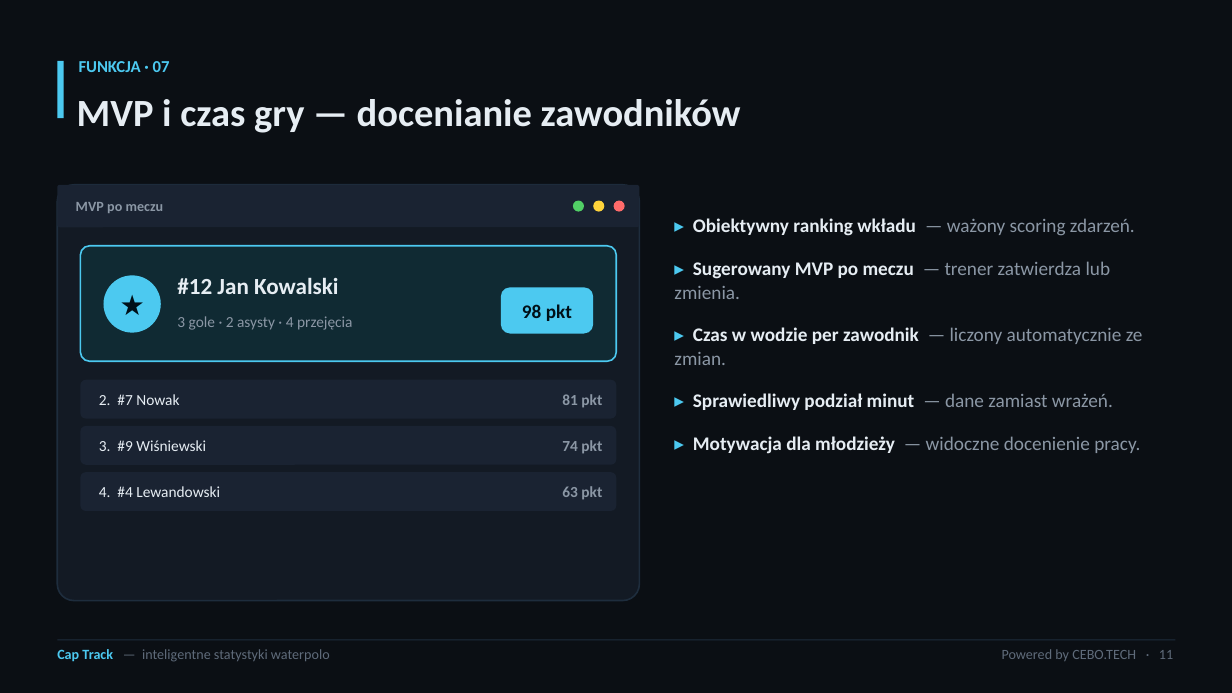
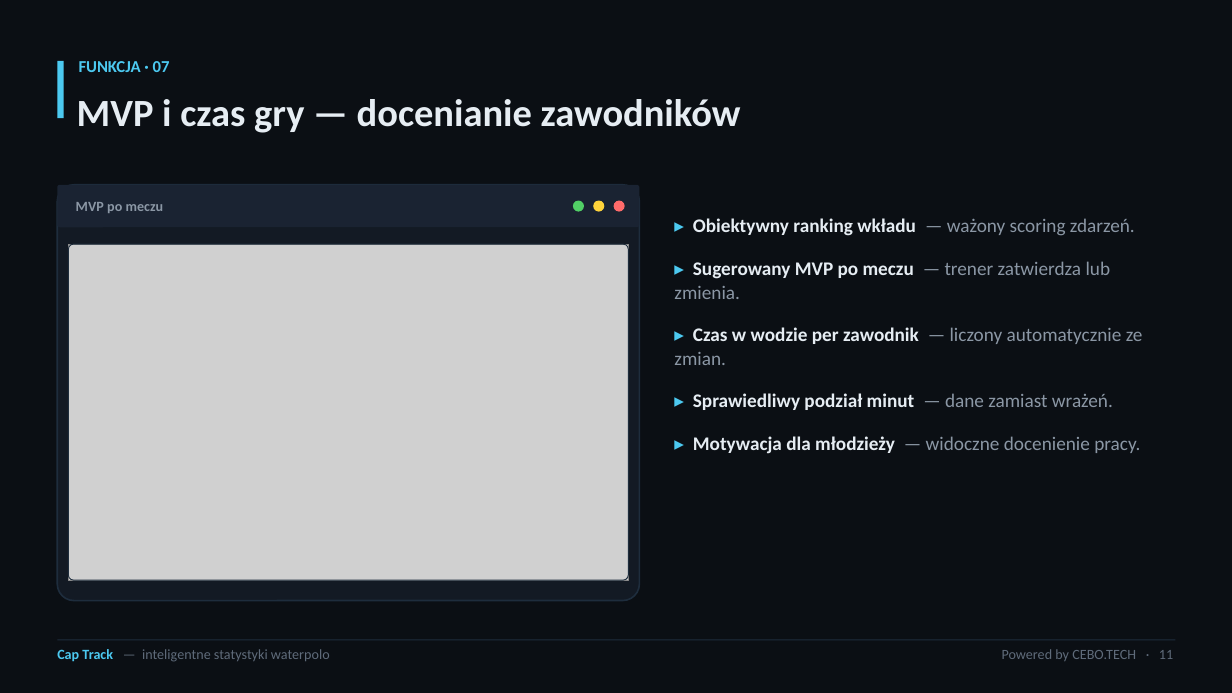
Before and after one commit to CEBO-TECH/waterpolo-stats, a slide deck: slide 11 of marketing/Cap-Track-PZPW.pptx. Drawn at 1232x693 pixels with LibreOffice and Linux fonts; fonts in the diff are those of the drawing; grey boxes stand for pictures. Boxes give left, top, right and bottom in pixels: in the first picture for what was removed or moved away, otherwise in the second. Text is boxed around its words. In the diff, an @@ line names an element or a change of style, - is before the commit and + after.

Commit message:
feat(marketing): enhance presentation generation with new screenshots and update deck logic
Added new functionality to the marketing presentation generator to include real app screenshots, ensuring a more realistic representation in the slides. Introduced new images for "asystent", "mvp", "pulpit", and "stats" to enhance visual appeal. Updated the slide generation logic to utilize these images, providing fallback options for missing screenshots. Additionally, created a new Package.resolved file to manage Capacitor dependencies, setting the version to 8.0.2.

```diff
--- a/marketing/Cap-Track-PZPW.pptx
+++ b/marketing/Cap-Track-PZPW.pptx
@@ rounded rectangle: place and size @@
-rounded rectangle at <box>80,380,616,419</box>
+rounded rectangle at <box>68,244,628,580</box>
@@ rounded rectangle at <box>68,244,628,580</box>: fill #1A2332 to none; outline none to #1E2D3D 0.75 pt; proportions changed @@
@@ picture added at <box>68,244,628,580</box> @@
@@ rounded rectangle removed at <box>80,246,616,361</box> @@
@@ ellipse removed at <box>104,275,161,333</box> @@
@@ text removed at <box>104,275,161,333</box> @@
-★
@@ text removed at <box>177,277,339,294</box> @@
-#12 Jan Kowalski
@@ rounded rectangle removed at <box>501,287,593,334</box> @@
@@ text removed at <box>177,316,353,330</box> @@
-3 gole · 2 asysty · 4 przejęcia
@@ text removed at <box>522,304,572,321</box> @@
-98 pkt
@@ text removed at <box>99,394,179,405</box> @@
-2. #7 Nowak
@@ text removed at <box>562,394,602,408</box> @@
-81 pkt
@@ rounded rectangle removed at <box>80,426,616,465</box> @@
@@ text removed at <box>99,440,206,451</box> @@
-3. #9 Wiśniewski
@@ text removed at <box>562,440,602,454</box> @@
-74 pkt
@@ rounded rectangle removed at <box>80,472,616,511</box> @@
@@ text removed at <box>99,486,220,497</box> @@
-4. #4 Lewandowski
@@ text removed at <box>562,486,602,500</box> @@
-63 pkt
```
Also in this commit, not shown: 4 other slides changed, 6 other files.
